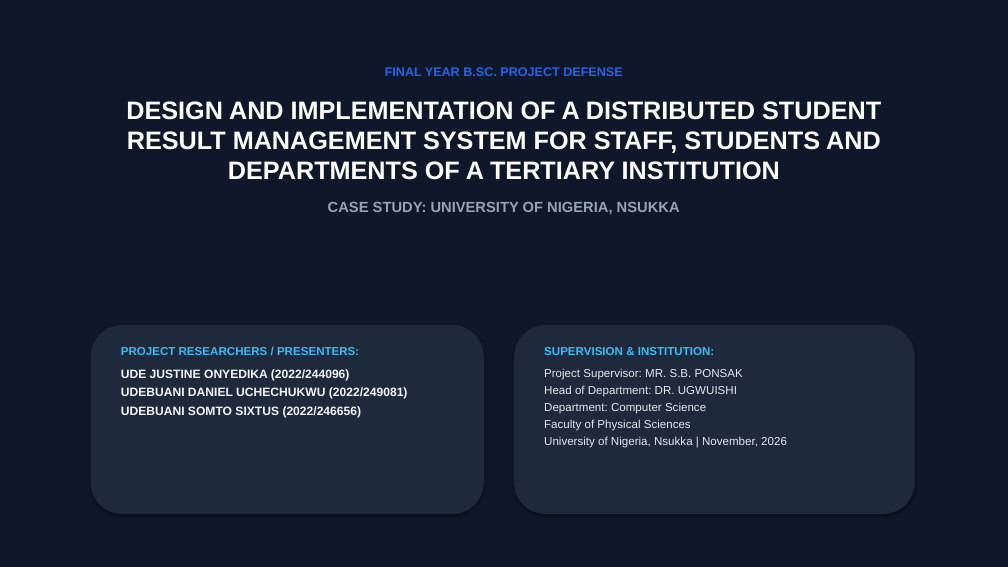
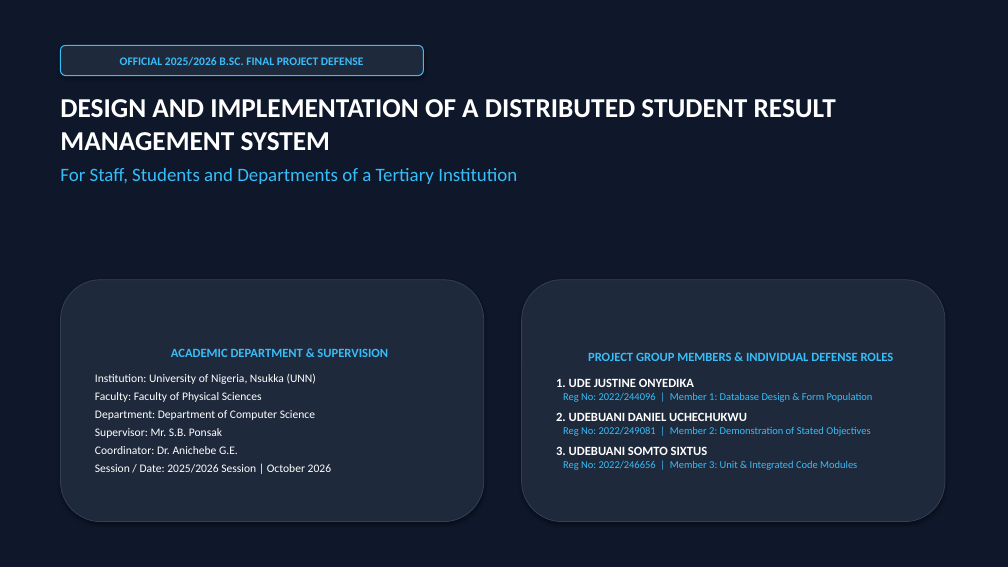
Before and after one commit to dannyvj7/distributed-result-system, a slide deck: slide 1 of public/DISTRIBUTED_STUDENT_RESULT_MANAGEMENT_SYSTEM_DEFENSE_SLIDES.pptx. Drawn at 1008x567 pixels with LibreOffice and Linux fonts; fonts in the diff are those of the drawing. Boxes give left, top, right and bottom in pixels: in the first picture for what was removed or moved away, otherwise in the second. Text is boxed around its words. In the diff, an @@ line names an element or a change of style, - is before the commit and + after.

Commit message:
Add Level-1 DFD, input-output wireframes, and updated defense slides conforming to coordinator circular

```diff
--- a/public/DISTRIBUTED_STUDENT_RESULT_MANAGEMENT_SYSTEM_DEFENSE_SLIDES.pptx
+++ b/public/DISTRIBUTED_STUDENT_RESULT_MANAGEMENT_SYSTEM_DEFENSE_SLIDES.pptx
@@ background #FFFFFF to #0F172A @@
@@ rectangle removed at <box>0,0,1008,567</box> @@
@@ rounded rectangle added at <box>60,45,423,76</box>, fill #1E293B, outline #38BDF8 1 pt, 11 pt, text #38BDF8, bold @@
+OFFICIAL 2025/2026 B.SC. FINAL PROJECT DEFENSE
@@ text at <box>60,99,836,184</box>: text changed; size 24 to 26 pt; font Arial to Calibri @@
-FINAL YEAR B.SC. PROJECT DEFENSE
-DESIGN AND IMPLEMENTATION OF A DISTRIBUTED STUDENT RESULT MANAGEMENT SYSTEM FOR STAFF, STUDENTS AND DEPARTMENTS OF A TERTIARY INSTITUTION
-CASE STUDY: UNIVERSITY OF NIGERIA, NSUKKA
+DESIGN AND IMPLEMENTATION OF A DISTRIBUTED STUDENT RESULT MANAGEMENT SYSTEM
+For Staff, Students and Departments of a Tertiary Institution
@@ rounded rectangle "ACADEMIC DEPARTMENT & SUPERVISION": place and size @@
-rounded rectangle "ACADEMIC DEPARTMENT & SUPERVISION" at <box>91,325,484,514</box>
+rounded rectangle "ACADEMIC DEPARTMENT & SUPERVISION" at <box>60,280,484,522</box>
@@ rounded rectangle "ACADEMIC DEPARTMENT & SUPERVISION" at <box>60,280,484,522</box>: outline none to #334155 0.75 pt @@
@@ rounded rectangle "PROJECT GROUP MEMBERS & INDIVIDUAL ...": place and size @@
-rounded rectangle "PROJECT GROUP MEMBERS & INDIVIDUAL ..." at <box>121,347,408,418</box>
+rounded rectangle "PROJECT GROUP MEMBERS & INDIVIDUAL ..." at <box>522,280,945,522</box>
@@ rounded rectangle "PROJECT GROUP MEMBERS & INDIVIDUAL ..." at <box>522,280,945,522</box>: vertical alignment top to middle; fill none to #1E293B; outline none to #334155 0.75 pt; shadow on @@
@@ rounded rectangle removed at <box>514,325,915,514</box> @@
@@ text in rounded rectangle at <box>95,348,388,473</box>: text added @@
+ACADEMIC DEPARTMENT & SUPERVISION
+Institution: University of Nigeria, Nsukka (UNN)
+Faculty: Faculty of Physical Sciences
+Department: Department of Computer Science
+Supervisor: Mr. S.B. Ponsak
+Coordinator: Dr. Anichebe G.E.
+Session / Date: 2025/2026 Session | October 2026
@@ text removed at <box>544,347,787,448</box> @@
-SUPERVISION & INSTITUTION:
-Project Supervisor: MR. S.B. PONSAK
-Head of Department: DR. UGWUISHI
-Department: Computer Science
-Faculty of Physical Sciences
-University of Nigeria, Nsukka | November, 2026
@@ text in rounded rectangle at <box>556,352,894,470</box>: text changed; size 11.5 to 10 pt; font Arial to Calibri; text colour #F1F5F9 to #38BDF8; bold off @@
-PROJECT RESEARCHERS / PRESENTERS:
-UDE JUSTINE ONYEDIKA (2022/244096)
-UDEBUANI DANIEL UCHECHUKWU (2022/249081)
-UDEBUANI SOMTO SIXTUS (2022/246656)
+PROJECT GROUP MEMBERS & INDIVIDUAL DEFENSE ROLES
+1. UDE JUSTINE ONYEDIKA
+Reg No: 2022/244096 | Member 1: Database Design & Form Population
+2. UDEBUANI DANIEL UCHECHUKWU
+Reg No: 2022/249081 | Member 2: Demonstration of Stated Objectives
+3. UDEBUANI SOMTO SIXTUS
+Reg No: 2022/246656 | Member 3: Unit & Integrated Code Modules
```
Also in this commit, not shown: 6 slides added, 10 slides removed, 3 other files.
